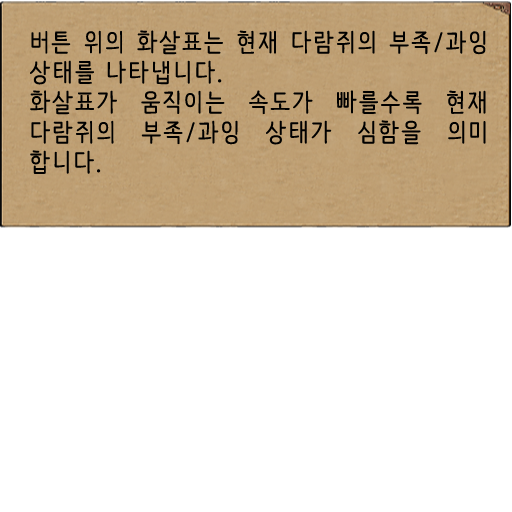
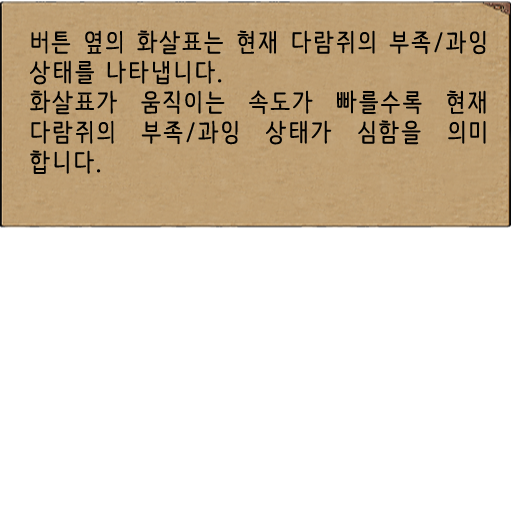
Layers edited between the first and the second w=512, h=512 image:
renamed "버튼 위의 화살표는 현재 다람쥐의 부족/과잉 상태를 나타냅니다. 화살표가 움직이는 속도가 빠를수록 현재 다람쥐의" to "버튼 옆의 화살표는 현재 다람쥐의 부족/과잉 상태를 나타냅니다. 화살표가 움직이는 속도가 빠를수록 현재 다람쥐의", painted on it over [84, 30, 453, 124]
